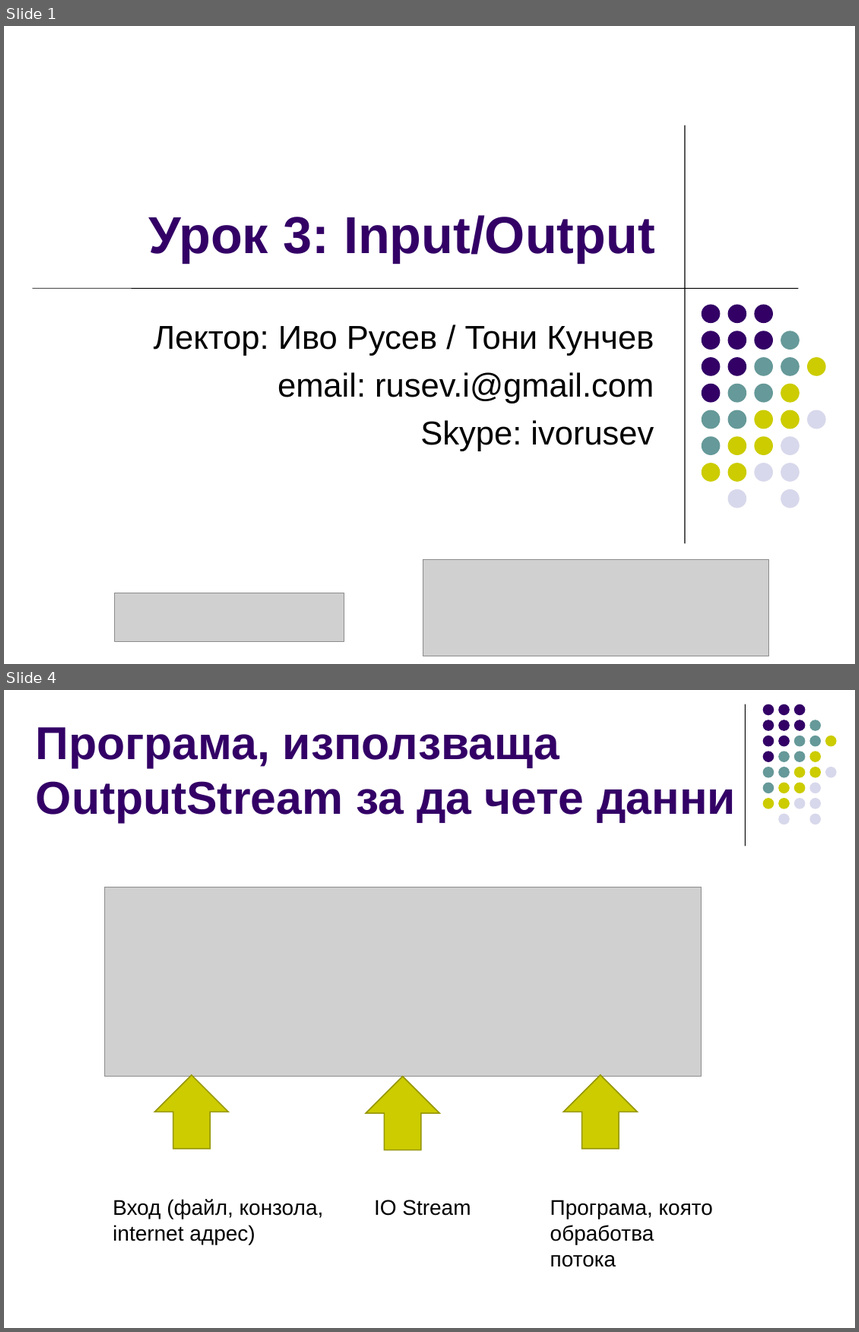
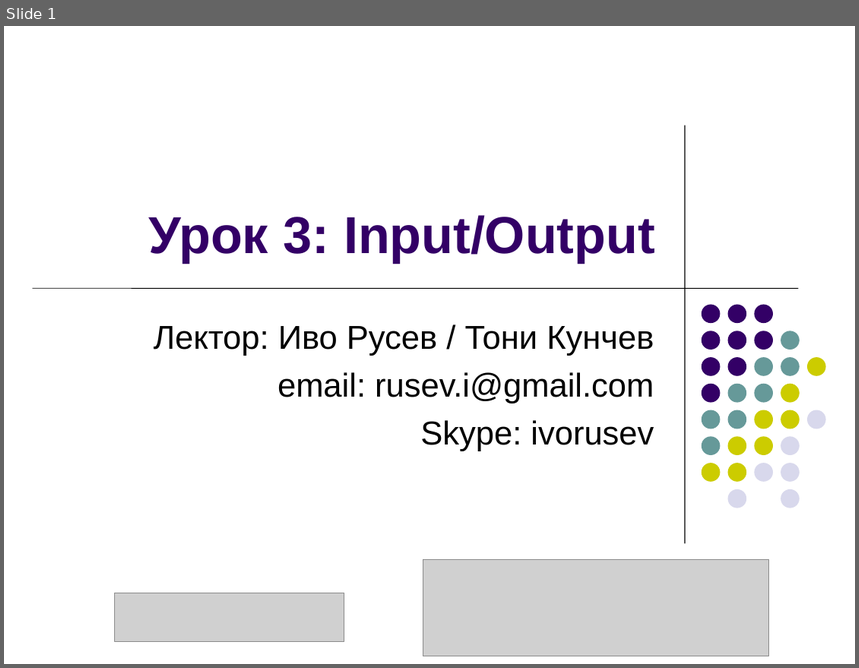
Before and after one commit to ivorusev/startup-factory-java-course, a slide deck: slides/5-Serialization+Maven.ppt. Shown one above the other, each under a label of ours: slides 1 and 4 before the commit, slide 1 after it; the slides between them are not shown. The pictures are 859x1332 and 859x668 pixels, drawn with LibreOffice and Linux fonts; fonts in the diff are those of the drawing; grey boxes stand for pictures. Boxes give left, top, right and bottom in pixels: in the first picture for what was removed or moved away, otherwise in the second. Text is boxed around its words. In the diff, an @@ line names an element or a change of style, - is before the commit and + after.

```diff
--- a/slides/5-Serialization+Maven.ppt
+++ b/slides/5-Serialization+Maven.ppt
@@ slide 4 removed at box(4, 690, 855, 1328), background #FFFFFF @@
@@ line removed from (746, 704) to (746, 846) @@
@@ title removed at box(36, 727, 736, 823) @@
-Програма, използваща OutputStream за да чете данни
@@ group removed at box(763, 704, 836, 825): 31 ellipses @@
@@ picture removed at box(104, 887, 701, 1076) @@
@@ up arrow removed at box(154, 1075, 229, 1150) @@
@@ up arrow removed at box(366, 1076, 439, 1151) @@
@@ up arrow removed at box(563, 1075, 637, 1150) @@
@@ text removed at box(113, 1199, 324, 1245) @@
-Вход (файл, конзола, internet адрес)
@@ text removed at box(374, 1200, 471, 1216) @@
-IO Stream
@@ text removed at box(550, 1200, 713, 1268) @@
-Програма, която обработва потока
```
Also in this commit, not shown: 3 slides changed, 6 slides added, 8 other slides removed, 1 other file.
